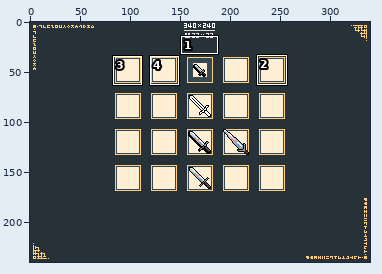
Two versions of one pixel-art file, works/item/sword_0001_loophero_style.aseprite. The picture above shows the old version from afar; the outline marks the close-up.
Close-up. First the earlier version:
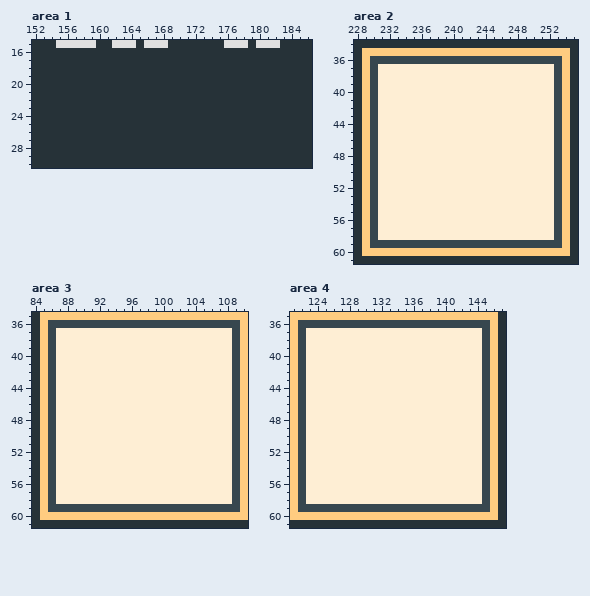
340x240 pixels, 1 frame. Shown: area 1: x 152..186, y 15..30; area 2: x 228..255, y 34..61; area 3: x 84..110, y 35..61; area 4: x 121..147, y 35..61. The commit also changed other parts of the picture, which this record leaves out.
New version:
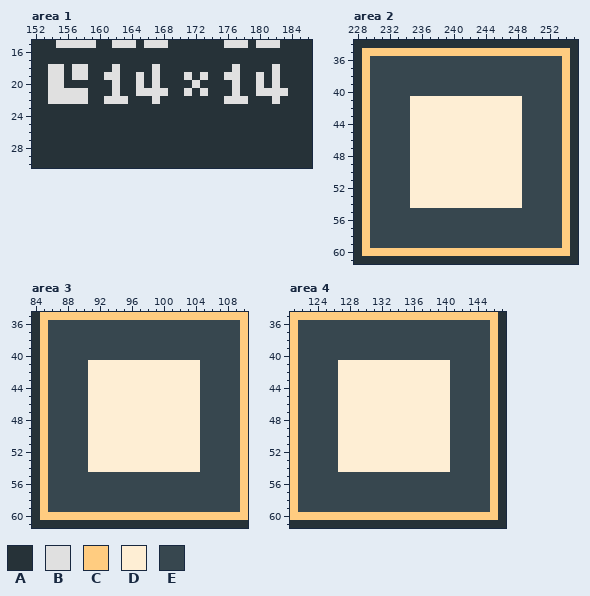
Palette (. is transparent): A #263238  B #e0e0e0  C #ffcc80  D #feeed4  E #37474f
The exact change:
Area 1, layer "stamp":
The edit turns colour A into colour B in row 18 at x 154 to 155, 157 to 158, 162, 167, 177 and 182; in row 19 at x 154 to 155, 157 to 158, 161 to 162, 165, 167, 171, 173, 176 to 177, 180 and 182; in row 20 at x 154 to 155, 162, 165, 167, 172, 177, 180 and 182; in row 21 at x 154 to 158, 162, 165 to 168, 171, 173, 177 and 180 to 183; in row 22 at x 154 to 158, 161 to 163, 167, 176 to 178 and 182.
Area 2, layer "bg":
The edit turns colour D into colour E in rows 37 to 40 at x 231 to 252; in rows 41 to 54 at x 231 to 234 and 249 to 252; in rows 55 to 58 at x 231 to 252.
Area 3, layer "bg":
The edit turns colour D into colour E in rows 37 to 40 at x 87 to 108; in rows 41 to 54 at x 87 to 90 and 105 to 108; in rows 55 to 58 at x 87 to 108.
Area 4, layer "bg":
The edit turns colour D into colour E in rows 37 to 40 at x 123 to 144; in rows 41 to 54 at x 123 to 126 and 141 to 144; in rows 55 to 58 at x 123 to 144.
Changed places in both close-ups, as pixel boxes (x1, y1, x2, y2):
changed: (48, 64, 288, 104)
changed: (378, 64, 554, 240)
changed: (56, 328, 232, 504)
changed: (306, 328, 482, 504)
